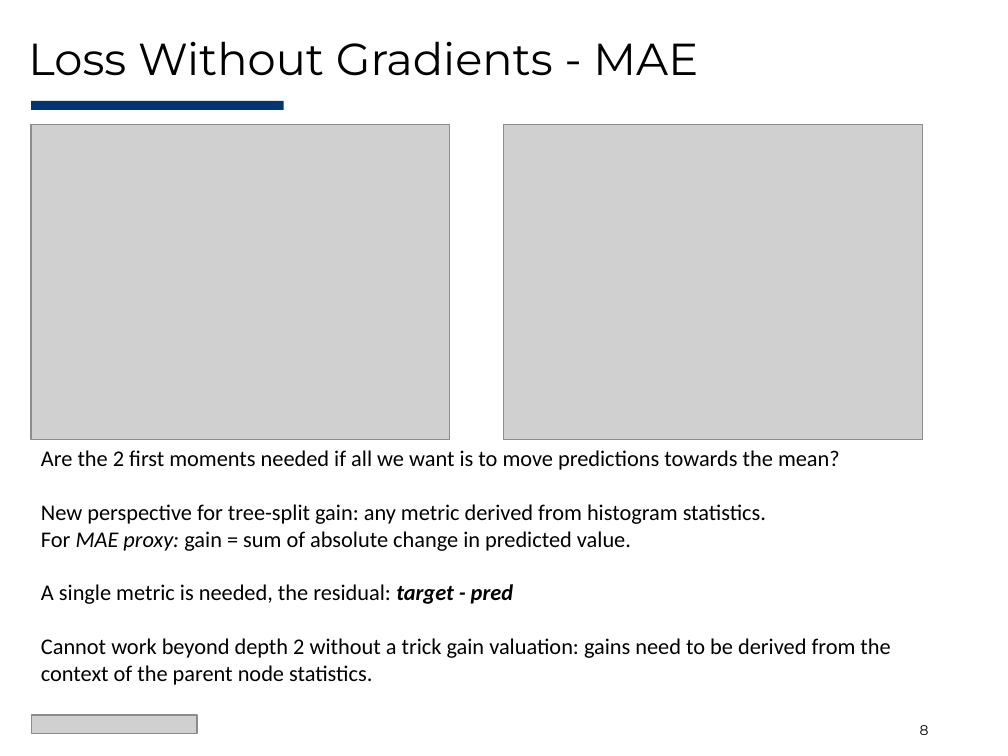
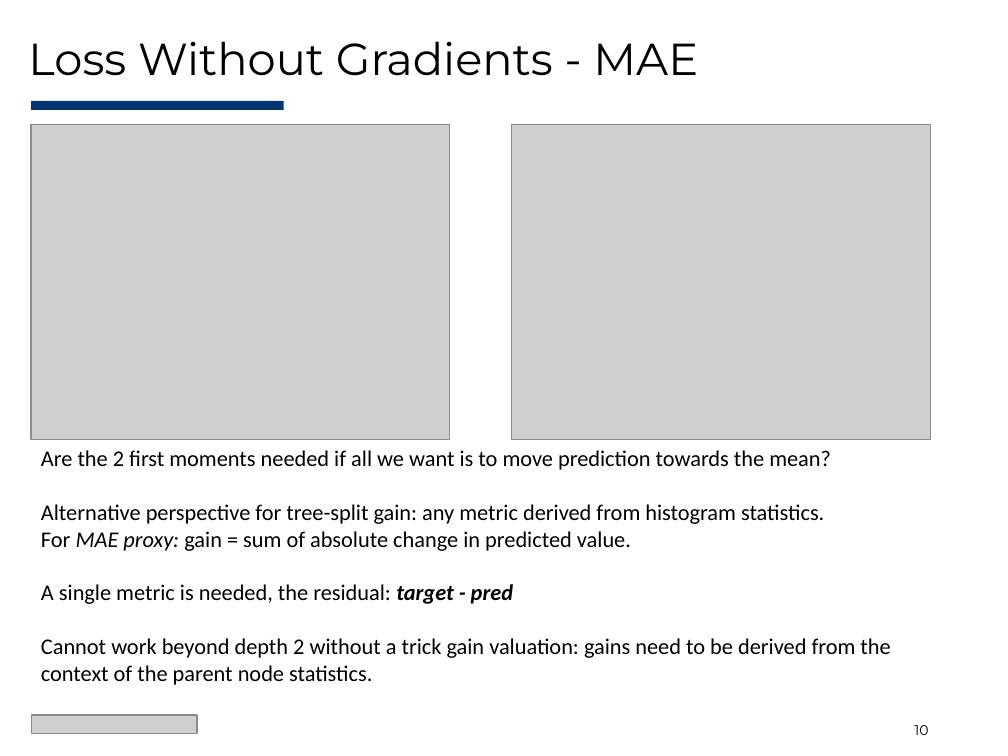
Before and after one commit to Evovest/EvoTrees.jl, a slide deck: slide 10 of docs/juliacon/EvoTrees-JuliaCon2025.pptx (slide 8 before the commit). Drawn at 1008x756 pixels with LibreOffice and Linux fonts; fonts in the diff are those of the drawing; grey boxes stand for pictures. Boxes give left, top, right and bottom in pixels: in the first picture for what was removed or moved away, otherwise in the second. Text is boxed around its words. In the diff, an @@ line names an element or a change of style, - is before the commit and + after.

```diff
--- a/docs/juliacon/EvoTrees-JuliaCon2025.pptx
+++ b/docs/juliacon/EvoTrees-JuliaCon2025.pptx
@@ picture moved from (x1=504, y1=125, x2=923, y2=439) to (x1=511, y1=125, x2=930, y2=439) @@
@@ text at (x1=41, y1=450, x2=831, y2=524): text changed @@
-Are the 2 first moments needed if all we want is to move predictions towards the mean?
-New perspective for tree-split gain: any metric derived from histogram statistics.
+Are the 2 first moments needed if all we want is to move prediction towards the mean?
+Alternative perspective for tree-split gain: any metric derived from histogram statistics.
@@ page number at (x1=914, y1=725, x2=928, y2=735): text changed @@
-8
+10
```
Also in this commit, not shown: 8 other slides changed, 2 slides added, 19 other files.
